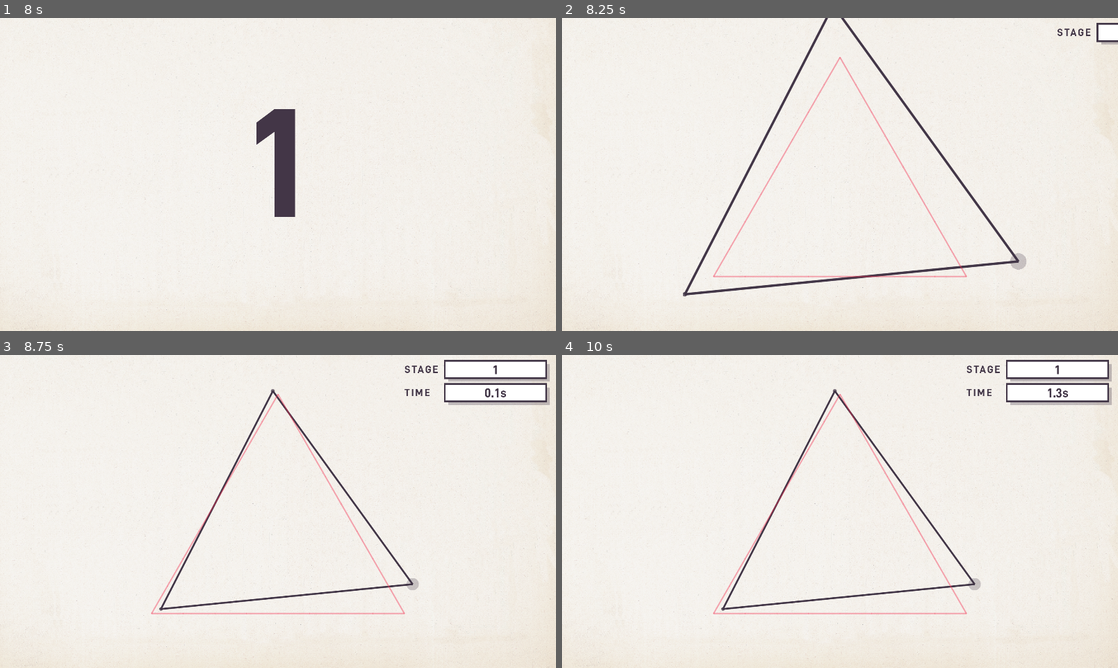
Above: before the commit, frames 1-4 (two rows, left to right).
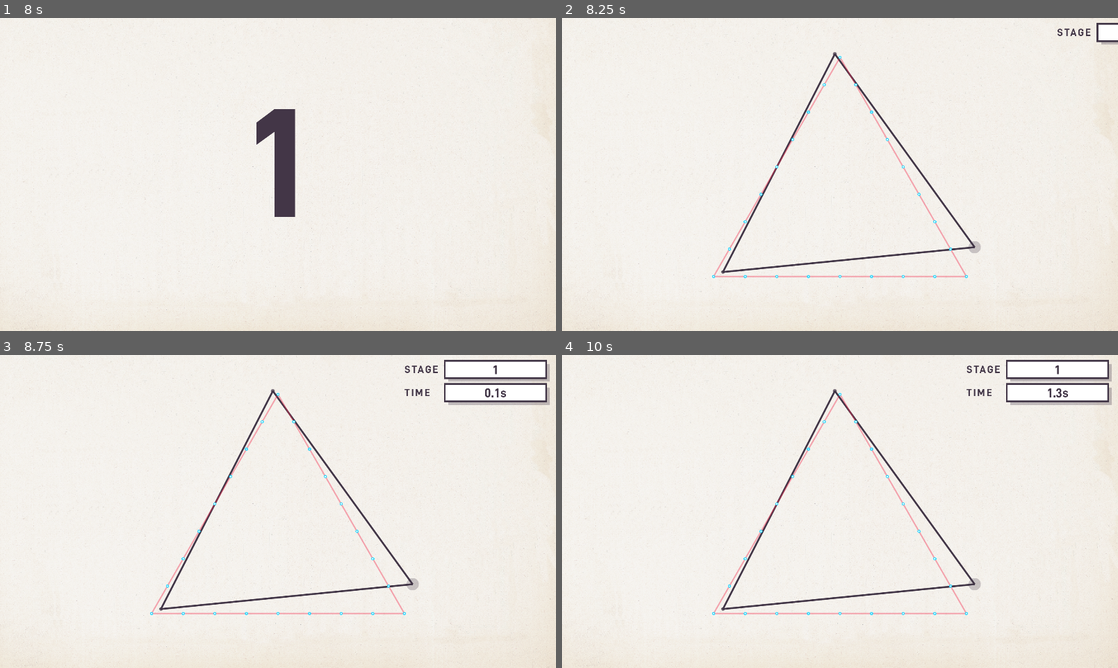
Above: after the commit, the same moments.

Repository: mogurer/Katadraw
Game: Godot game, scene res://scenes/game.tscn
Same seed, same stepped clock (60 frames per second), same inputs: the game is played once before the commit and once after it.
Inputs (mouse positions are in pixels of both pictures, inside the frame that each line leads up to):
- Up to frame 1 (8 s): tap Enter at 0.5, 0.6, 4.25, 6.6 s; move the mouse to (400, 158) at 0.52 s; hold Right 0.53-1.25 s; click (400, 158) at 0.67 s; tap Space at 0.77, 3.5, 3.77, 5.75, 6.77 s; drag from (166, 190) to (250, 237) at 1.27 s; move the mouse to (333, 105) at 2.02 s; hold Right 2.03-2.75 s; tap Z at 2.1 s; drag from (250, 237) to (111, 127) at 2.77 s; move the mouse to (444, 221) at 3.52 s; hold Left 3.53-4.25 s; tap Backspace at 3.6 s; drag from (111, 127) to (194, 96) at 4.27 s; move the mouse to (305, 174) at 5.02 s; hold S 5.03-5.75 s; tap Tab at 5.1 s; click (305, 174) at 5.17 s; drag from (194, 96) to (166, 190) at 5.77 s; move the mouse to (400, 158) at 6.52 s; hold Up 6.53-7.25 s; drag from (166, 190) to (250, 237) at 7.27 s
- Up to frame 2 (8.25 s): tap Enter at 8 s; move the mouse to (895, 105) at 8.02 s; hold S from 8.03 s (still down); tap Z at 8.1 s
- Up to frame 3 (8.75 s): keep holding S
- Up to frame 4 (10 s): release S at 8.75 s; drag from (812, 574) to (673, 464) at 8.77 s; tap Space at 9.5, 9.77 s; move the mouse to (1006, 558) at 9.52 s; hold Up from 9.53 s (still down); tap Backspace at 9.6 s; click (1006, 558) at 9.67 s

Frame 1 is identical in both runs. In frame 2, 2.7% of the frame differs, in the area x 21-84%, y 0-90%; in frame 3, 0.1%; in frame 4, 0.1%.

Commit message:
吸着の仕様

Diff:
--- a/scripts/input_handler.gd
+++ b/scripts/input_handler.gd
@@ -36,14 +36,14 @@
 const DRAG_STEP_MAX := 1.0 / 120.0
 const DRAG_POSITION_EPSILON := 0.01
 const GUIDE_EDGE_SNAP_RADIUS := 42.0
-const GUIDE_VERTEX_SNAP_RADIUS := 44.0
+const GUIDE_VERTEX_SNAP_RADIUS := 56.0
 const GUIDE_EDGE_SPRING := 3.0
-const GUIDE_VERTEX_SPRING := 24.0
-const GUIDE_SNAP_DAMPING := 5.8
-const GUIDE_VERTEX_OCCUPY_SPEED := 6.0
-const GUIDE_VERTEX_OCCUPY_FRAMES := 5
-const GUIDE_VERTEX_OCCUPIED_SPRING := 58.0
-const GUIDE_VERTEX_OCCUPIED_DAMPING := 16.0
+const GUIDE_VERTEX_SPRING := 90.0
+const GUIDE_SNAP_DAMPING := 12.0
+const GUIDE_VERTEX_OCCUPY_SPEED := 10.0
+const GUIDE_VERTEX_OCCUPY_FRAMES := 2
+const GUIDE_VERTEX_OCCUPIED_SPRING := 320.0
+const GUIDE_VERTEX_OCCUPIED_DAMPING := 120.0
 const GUIDE_VERTEX_REPULSE_RADIUS := 34.0
 const GUIDE_VERTEX_REPULSE_STRENGTH := 11.0
 
@@ -1107,6 +1107,12 @@
 		if _is_locked(i):
 			point_velocities[i] = Vector2.ZERO
 			continue
+		var occupied_anchor: Dictionary = _get_occupied_anchor_for_point(i, occupied_vertices)
+		if not occupied_anchor.is_empty() and not (drag_target_active and drag_point_idx == i):
+			point_velocities[i] = Vector2.ZERO
+			_game.point_positions[i] = occupied_anchor.get("vertex_pos", _game.point_positions[i]) as Vector2
+			_clamp_point_to_viewport(i, lo, hi)
+			continue
 		point_velocities[i] += forces[i] * delta
 		point_velocities[i] *= damping
 		_game.point_positions[i] += point_velocities[i] * delta
@@ -1275,6 +1281,8 @@
 			var occupied_point_idx: int = int(occupied_data.get("point_idx", -1))
 			var occupied_pos: Vector2 = occupied_data.get("vertex_pos", pos) as Vector2
 			if occupied_point_idx == i:
+				if drag_target_active and drag_point_idx == i:
+					continue
 				var settle_strength: float = clampf(float(point_stop_frames[i]) / float(maxi(GUIDE_VERTEX_OCCUPY_FRAMES, 1)), 0.0, 1.0)
 				forces[i] += (occupied_pos - pos) * (GUIDE_VERTEX_OCCUPIED_SPRING * settle_strength)
 				forces[i] -= point_velocities[i] * (GUIDE_VERTEX_OCCUPIED_DAMPING * settle_strength)
@@ -1294,26 +1302,21 @@
 
 
 func _build_fixed_guide_snap_loops() -> Array:
-	var loops: Array = []
-	match _game.stage_type:
-		"triangle":
-			loops.append(_build_regular_polygon_loop(_game.guide_center_1, _game.guide_radius_val, 3, _game.polygon_rotation))
-		"square":
-			loops.append(_transform_fixed_guide_points(_game.ideal_points))
-		"circle", "star", "cat_face", "fish", "heptagram", "heptagram_silhouette":
-			var pts: Array = _game.ideal_outline_points if _game.ideal_outline_points.size() > 0 else _game.ideal_points
-			loops.append(_transform_fixed_guide_points(pts))
-		"two_circles":
-			loops.append(_build_circle_loop(_game.guide_center_1, _game.guide_radius_val))
-			loops.append(_build_circle_loop(_game.guide_center_2, _game.guide_radius_val))
-		_:
-			loops.append(_build_circle_loop(_game.guide_center_1, _game.guide_radius_val))
+	var loops: Array = _game.stage_manager.get_active_guide_loops_world()
 	var filtered: Array = []
 	for loop in loops:
 		var points: Array = loop as Array
 		if points.size() >= 2:
 			filtered.append(points)
 	return filtered
+
+
+func get_debug_snap_vertices_world() -> Array:
+	var vertices: Array = []
+	for loop in _build_fixed_guide_snap_loops():
+		for point in loop:
+			vertices.append(point)
+	return vertices
 
 
 func _transform_fixed_guide_points(points: Array) -> Array:
@@ -1436,6 +1439,14 @@
 	return str(loop_idx) + ":" + str(vertex_idx)
 
 
+func _get_occupied_anchor_for_point(point_idx: int, occupied_vertices: Dictionary) -> Dictionary:
+	for occupied in occupied_vertices.values():
+		var occupied_data: Dictionary = occupied as Dictionary
+		if int(occupied_data.get("point_idx", -1)) == point_idx:
+			return occupied_data
+	return {}
+
+
 func _local_signed_angle(prev_idx: int, center_idx: int, next_idx: int) -> float:
 	var from_prev: Vector2 = _game.point_positions[prev_idx] - _game.point_positions[center_idx]
 	var to_next: Vector2 = _game.point_positions[next_idx] - _game.point_positions[center_idx]
--- a/scripts/stage_manager.gd
+++ b/scripts/stage_manager.gd
@@ -7,6 +7,7 @@
 extends RefCounted
 
 const STAR_RATIO := 0.382  # inner/outer radius for regular 5-pointed star
+const CIRCLE_SEGMENTS := 128
 # 案F: 複合スコア（平均+最大）
 const USE_COMBINED_ARC_ERROR := true
 const ARC_ERROR_AVG_WEIGHT := 0.7
@@ -1670,29 +1671,19 @@
 		var step_hi: int = mini(int(t_hi * 4.0), 3)
 		return 0.65 + step_hi * 0.1167
 	var ideal_dist: float
-	var ref_r: float = maxf(current_avg_radius, 1.0)
+	var ref_r: float = maxf(guide_radius_val, 1.0)
 
 	match stage_type:
 		"triangle", "circle":
-			var centroid: Vector2 = current_centroid
-			var curr_p: Vector2 = p - centroid
-			var transformed: Array = []
-			for op in ideal_outline_points:
-				transformed.append(op * correspondence_scale)
-			ideal_dist = _distance_to_polyline(curr_p, transformed)
+			ideal_dist = get_distance_to_hint_guide_outline(p)
 		"square", "star", "cat_face", "fish", "heptagram", "heptagram_silhouette":
-			var ideal_pos: Vector2 = current_centroid + _transform_ideal_point(ideal_points[idx])
-			ideal_dist = p.distance_to(ideal_pos)
+			if idx >= 0 and idx < ideal_points.size():
+				var ideal_pos: Vector2 = _fixed_guide_target_position_from_ideal(guide_center_1, ideal_points[idx])
+				ideal_dist = p.distance_to(ideal_pos)
+			else:
+				ideal_dist = get_distance_to_hint_guide_outline(p)
 		"two_circles":
-			var centroid: Vector2 = current_centroid_2 if idx >= group_split else current_centroid
-			ref_r = current_avg_radius_2 if idx >= group_split else current_avg_radius
-			var ideal_ref_r: float = _percentile_length_from_origin(ideal_outline_points, REF_R_PERCENTILE)
-			var scale: float = ref_r / ideal_ref_r
-			var curr_p: Vector2 = p - centroid
-			var transformed: Array = []
-			for op in ideal_outline_points:
-				transformed.append(op * scale)
-			ideal_dist = _distance_to_polyline(curr_p, transformed)
+			ideal_dist = get_distance_to_hint_guide_outline(p)
 		_:
 			return 1.0
 
@@ -1736,6 +1727,70 @@
 	return verts
 
 
+func _fixed_guide_polyline_from_ideal(center: Vector2, ideal_pts: Array) -> Array:
+	return _world_polyline_from_ideal(center, ideal_pts, guide_radius_val, correspondence_rotation)
+
+
+func _fixed_guide_target_position_from_ideal(center: Vector2, ideal: Vector2) -> Vector2:
+	var cos_r: float = cos(correspondence_rotation)
+	var sin_r: float = sin(correspondence_rotation)
+	var tx: float = (ideal.x * cos_r - ideal.y * sin_r) * guide_radius_val
+	var ty: float = (ideal.x * sin_r + ideal.y * cos_r) * guide_radius_val
+	return center + Vector2(tx, ty)
+
+
+func get_fixed_guide_loops_world() -> Array:
+	var loops: Array = []
+	match stage_type:
+		"triangle":
+			loops.append(_regular_polygon_loop_world(guide_center_1, guide_radius_val, 3, polygon_rotation))
+		"square":
+			loops.append(_fixed_guide_polyline_from_ideal(guide_center_1, ideal_points))
+		"circle", "star", "cat_face", "fish", "heptagram", "heptagram_silhouette":
+			var pts: Array = ideal_outline_points if ideal_outline_points.size() > 0 else ideal_points
+			loops.append(_fixed_guide_polyline_from_ideal(guide_center_1, pts))
+		"two_circles":
+			loops.append(_circle_loop_world(guide_center_1, guide_radius_val))
+			loops.append(_circle_loop_world(guide_center_2, guide_radius_val))
+		_:
+			loops.append(_circle_loop_world(guide_center_1, guide_radius_val))
+	var filtered: Array = []
+	for loop in loops:
+		var points: Array = loop as Array
+		if points.size() >= 2:
+			filtered.append(points)
+	return filtered
+
+
+func get_active_guide_loops_world() -> Array:
+	if not GameConfig.USE_SCREEN_HUD_GUIDE:
+		return get_fixed_guide_loops_world()
+	if stage_type == "two_circles":
+		return [
+			_circle_loop_world(hud_two_circle_c1, hud_two_circle_r),
+			_circle_loop_world(hud_two_circle_c2, hud_two_circle_r),
+		]
+	if hud_guide_outline_world.size() >= 2:
+		return [hud_guide_outline_world.duplicate()]
+	return get_fixed_guide_loops_world()
+
+
+func _regular_polygon_loop_world(center: Vector2, radius: float, n_sides: int, rotation: float) -> Array:
+	var verts: Array = []
+	for k in range(n_sides):
+		var a: float = rotation + TAU * k / float(maxi(n_sides, 1))
+		verts.append(center + Vector2(cos(a), sin(a)) * radius)
+	return verts
+
+
+func _circle_loop_world(center: Vector2, radius: float) -> Array:
+	var verts: Array = []
+	for i in range(CIRCLE_SEGMENTS):
+		var a: float = TAU * float(i) / float(maxi(CIRCLE_SEGMENTS, 1))
+		verts.append(center + Vector2(cos(a), sin(a)) * radius)
+	return verts
+
+
 func _distance_point_to_regular_polygon_outline(
 	p: Vector2, center: Vector2, radius: float, n_sides: int, rotation: float
 ) -> float:
@@ -1766,28 +1821,12 @@
 				if hud_guide_outline_world.size() >= 2:
 					return _distance_to_polyline(p, hud_guide_outline_world)
 				return INF
-	match stage_type:
-		"triangle":
-			return _distance_point_to_regular_polygon_outline(
-				p, current_centroid, ideal_display_radius, 3, polygon_rotation
-			)
-		"square":
-			var verts: Array = _world_polyline_from_ideal(
-				current_centroid, ideal_points, correspondence_scale, correspondence_rotation
-			)
-			return _distance_to_polyline(p, verts) if verts.size() >= 2 else INF
-		"circle", "star", "cat_face", "fish":
-			var pts: Array = ideal_outline_points if ideal_outline_points.size() > 0 else ideal_points
-			var verts2: Array = _world_polyline_from_ideal(
-				current_centroid, pts, correspondence_scale, correspondence_rotation
-			)
-			return _distance_to_polyline(p, verts2) if verts2.size() >= 2 else INF
-		"two_circles":
-			var d1: float = _distance_point_to_circle_ring_outline(p, current_centroid, ideal_display_radius)
-			var d2: float = _distance_point_to_circle_ring_outline(p, current_centroid_2, ideal_display_radius_2)
-			return minf(d1, d2)
-		_:
-			return _distance_point_to_circle_ring_outline(p, current_centroid, ideal_display_radius)
+	var best: float = INF
+	for loop in get_fixed_guide_loops_world():
+		var verts: Array = loop as Array
+		if verts.size() >= 2:
+			best = minf(best, _distance_to_polyline(p, verts))
+	return best
 
 
 func is_locked(idx: int) -> bool:
@@ -1828,5 +1867,5 @@
 
 func get_target_center_for_point(idx: int) -> Vector2:
 	if stage_type == "two_circles":
-		return current_centroid_2 if idx >= group_split else current_centroid
-	return current_centroid
+		return guide_center_2 if idx >= group_split else guide_center_1
+	return guide_center_1
--- a/scripts/stage_renderer.gd
+++ b/scripts/stage_renderer.gd
@@ -79,7 +79,24 @@
 # --- ガイド・ヒント ---
 
 func draw_guide_shape(alpha: float, width_scale: float = 1.0) -> void:
-	draw_guide_shape_at(_game.shape_center, alpha, width_scale)
+	var width: float = 3.5 * width_scale
+	var loops: Array = _game.stage_manager.get_fixed_guide_loops_world()
+	match _game.stage_type:
+		"two_circles":
+			var col1 := Color(_game.GUIDE_COLOR.r, _game.GUIDE_COLOR.g, _game.GUIDE_COLOR.b, _game.GUIDE_COLOR.a * alpha)
+			var col2 := Color(0.75, 0.15, 0.25, 0.7 * alpha)
+			if loops.size() > 0:
+				_draw_world_loop(loops[0] as Array, col1, width)
+			if loops.size() > 1:
+				_draw_world_loop(loops[1] as Array, col2, width)
+		"star", "heptagram", "heptagram_silhouette":
+			var col_star := Color(_game.GUIDE_STAR_COLOR.r, _game.GUIDE_STAR_COLOR.g, _game.GUIDE_STAR_COLOR.b, _game.GUIDE_STAR_COLOR.a * alpha)
+			for loop in loops:
+				_draw_world_loop(loop as Array, col_star, width)
+		_:
+			var col := Color(_game.GUIDE_COLOR.r, _game.GUIDE_COLOR.g, _game.GUIDE_COLOR.b, _game.GUIDE_COLOR.a * alpha)
+			for loop in loops:
+				_draw_world_loop(loop as Array, col, width)
 
 
 func draw_guide_shape_at(center: Vector2, alpha: float, width_scale: float = 1.0, size_scale: float = 1.0) -> void:
@@ -342,6 +359,15 @@
 		var next: Vector2 = pos + Vector2(cos(a), sin(a)) * radius
 		_game.draw_line(prev, next, color, width, true)
 		prev = next
+
+
+func _draw_world_loop(points: Array, color: Color, width: float) -> void:
+	if points.size() < 2:
+		return
+	for i in range(points.size()):
+		var a: Vector2 = points[i] as Vector2
+		var b: Vector2 = points[(i + 1) % points.size()] as Vector2
+		_game.draw_line(a, b, color, width, true)
 
 
 func _draw_ideal_points_outline(center: Vector2, points: Array, scale: float, rotation: float, color: Color, width: float) -> void:
--- a/scripts/ui_renderer.gd
+++ b/scripts/ui_renderer.gd
@@ -1498,19 +1498,8 @@
 		_game.shape_center = sc
 		_game.stage_manager.recompute_hud_guide_layout_if_needed(sc, vp)
 
-	# --- イントロ拡大→縮小演出 ---
-	var intro_t: float = get_stage_intro_progress()
+	# プレイ中の見た目と物理座標を一致させるため、描画時の拡大変換は使わない。
 	var intro_scale: float = 1.0
-	if intro_t < 1.0 and _game.game_state == "playing":
-		var eased: float = _ease_out_cubic(intro_t)
-		intro_scale = lerpf(1.5, 1.0, eased)
-		# shape_center 基準でスケーリング変換を適用
-		var center: Vector2 = _game.shape_center
-		var xform := Transform2D()
-		xform = xform.translated(-center)
-		xform = xform.scaled(Vector2(intro_scale, intro_scale))
-		xform = xform.translated(center)
-		_game.draw_set_transform_matrix(xform)
 
 	var n: int = _game.point_positions.size()
 
@@ -1582,6 +1571,8 @@
 	if _game.game_state == "playing" and GameConfig.USE_SCREEN_HUD_GUIDE:
 		var hud_a: float = clampf(0.55 + 0.38 * _game.hint_alpha, 0.5, 1.0)
 		_stage_renderer.draw_hud_overlay_guide(hud_a)
+	if _game.game_state == "playing":
+		_draw_actual_snap_vertices()
 
 	if _game.game_state == "cleared":
 		_stage_renderer.draw_ideal_shape()
@@ -1673,6 +1664,14 @@
 		var black_c: Color = Color(SELECTED_POINT_BLACK.r, SELECTED_POINT_BLACK.g, SELECTED_POINT_BLACK.b, a)
 		_game.draw_circle(center, radius, black_c)
 	_game.draw_circle(center, r, SELECTED_POINT_WHITE)
+
+
+func _draw_actual_snap_vertices() -> void:
+	var snap_vertices: Array = _game.input_handler.get_debug_snap_vertices_world()
+	for point in snap_vertices:
+		var pos: Vector2 = point as Vector2
+		_game.draw_circle(pos, 5.5, Color(0.15, 0.85, 1.0, 0.92))
+		_game.draw_circle(pos, 2.4, Color(1.0, 1.0, 1.0, 0.95))
 
 
 func _effect_hover_base(base_r: float) -> float:
